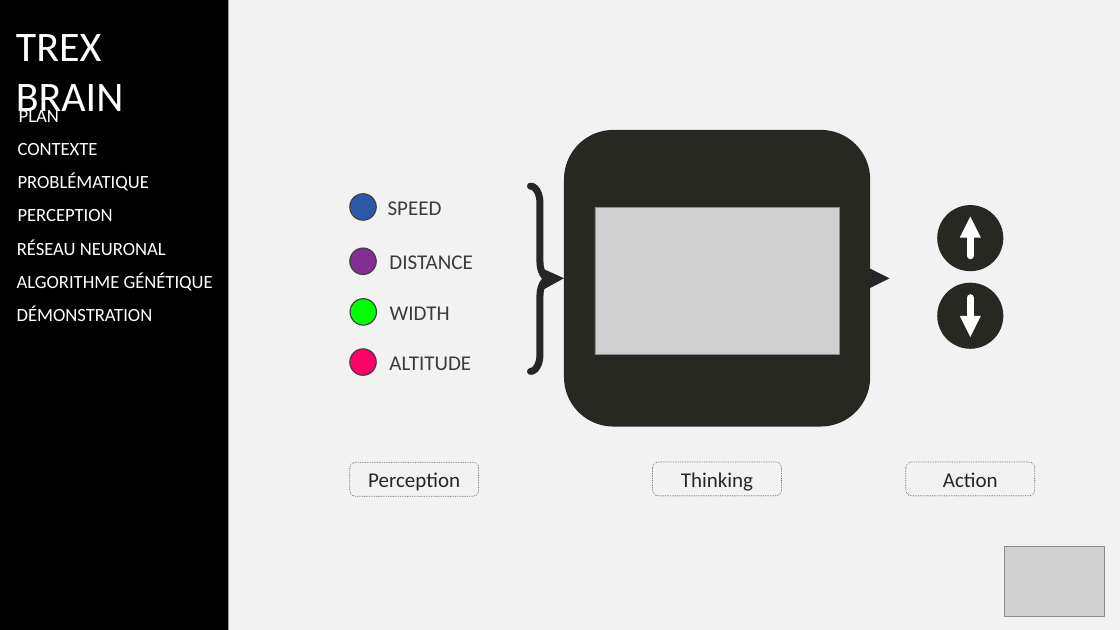
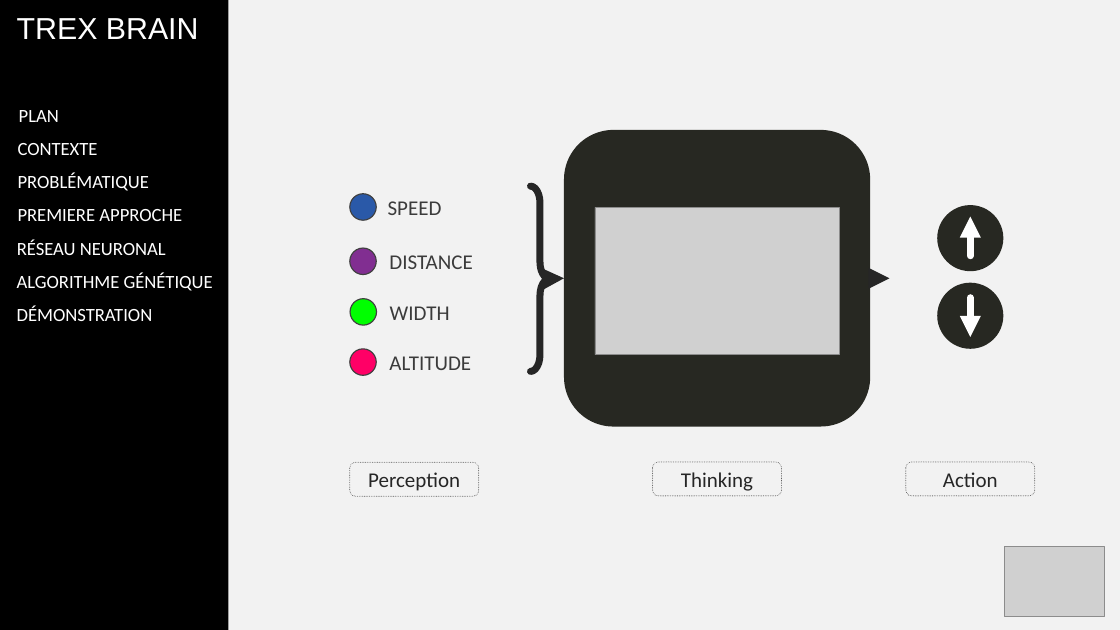
Before and after one commit to corbienassisdev/TRex-Brain, a slide deck: slide 10 of gesp/soutenance/Soutenance_V02.pptx (slide 9 before the commit). Drawn at 1120x630 pixels with LibreOffice and Linux fonts; fonts in the diff are those of the drawing; grey boxes stand for pictures; background and template pictures are left out. Boxes give left, top, right and bottom in pixels: in the first picture for what was removed or moved away, otherwise in the second. Text is boxed around its words. In the diff, an @@ line names an element or a change of style, - is before the commit and + after.

```diff
--- a/gesp/soutenance/Soutenance_V02.pptx
+++ b/gesp/soutenance/Soutenance_V02.pptx
@@ text added at <box>17,18,199,39</box>, 26 pt, text #FFFFFF @@
+TREX BRAIN
@@ text removed at <box>16,34,123,122</box> @@
-TREX BRAIN
@@ text at <box>18,209,182,221</box>: text changed @@
-PERCEPTION
+PREMIERE APPROCHE
```
Also in this commit, not shown: 20 other slides changed, 4 slides added, 1 slide removed, 1 other file.
